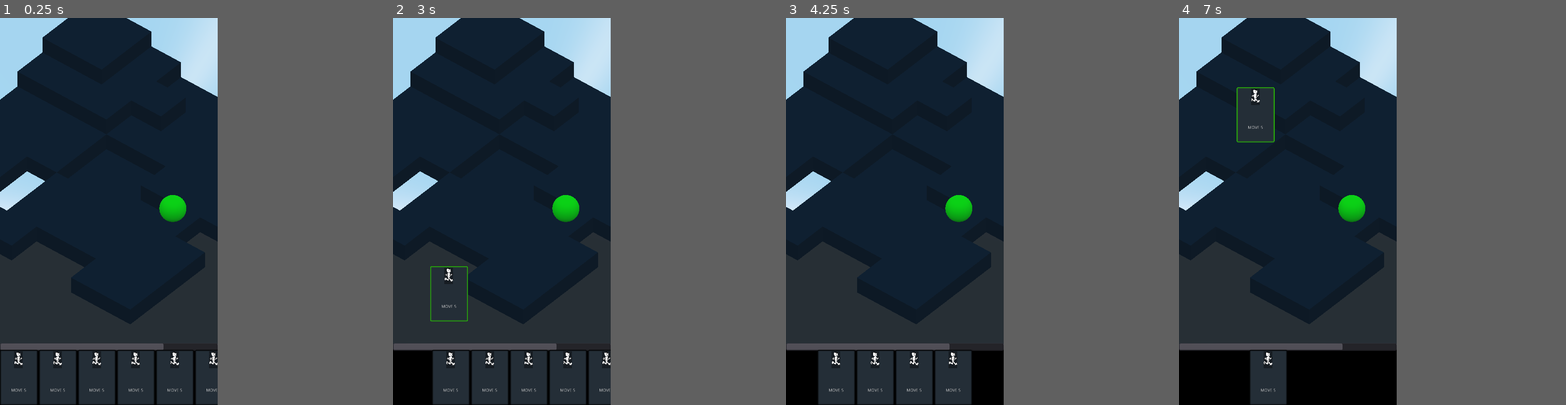
Above: before the commit, frames 1-4 (left to right).
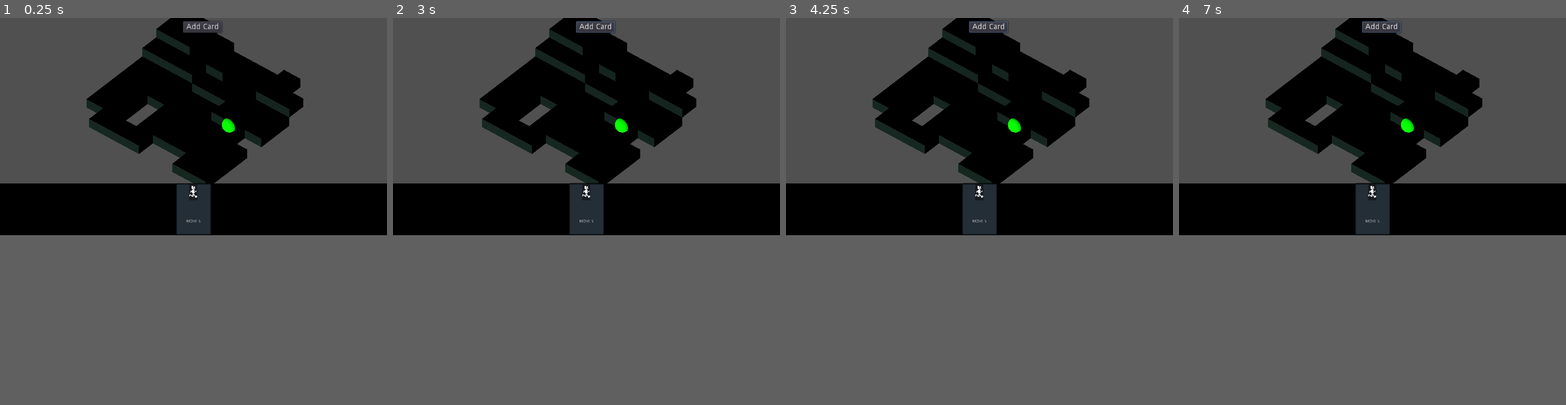
Above: after the commit, the same moments.

Repository: richardbonneau/space-rogue
Game: Godot game, scene res://Scenes/Main.tscn
The game is run twice, just before and just after one commit, with the same random seed, the same clock (stepped at 60 frames per second) and the same inputs.
Inputs (mouse positions are in pixels of both pictures, inside the frame that each line leads up to):
- Up to frame 1 (0.25 s): no input
- Up to frame 2 (3 s): click (505, 33) at 0.5 s, where only the run after the commit has a clickable "Add Card"; click (505, 33) at 1.25 s, where only the run after the commit has a clickable "Add Card"; click (505, 33) at 2 s, where only the run after the commit has a clickable "Add Card"; tap Enter at 2.75 s; drag from (412, 377) to (524, 126) at 2.77 s
- Up to frame 3 (4.25 s): drag from (816, 377) to (882, 288) at 3.52 s
- Up to frame 4 (7 s): move the mouse to (1229, 377) at 4.27 s; click (1229, 377) at 4.42 s; tap Space at 5 s; drag from (1268, 377) to (1221, 153) at 5.02 s; drag from (1287, 377) to (1298, 211) at 5.77 s; drag from (1306, 377) to (1256, 114) at 6.52 s
The window is 450x800 before the commit and 800x449 after it. Grey fills any space a smaller window leaves; there, only what the larger window draws over its background counts as a difference.

The runs differ from the first frame. In frame 1, 44% of the frame differs, in the area x 0-100%, y 0-100%; in frame 2, 45%; in frame 3, 46%; in frame 4, 50%.

Commit message:
about to revamp the way cards are displayed

Diff:
--- a/Deck/CardStyleBox.tres
+++ /dev/null
@@ -1,17 +0,0 @@
-[gd_resource type="StyleBoxFlat" format=2]
-
-[resource]
-bg_color = Color( 0.145098, 0.184314, 0.219608, 1 )
-border_width_left = 5
-border_width_top = 5
-border_width_right = 5
-border_width_bottom = 5
-border_color = Color( 0, 0, 0, 1 )
-border_blend = true
-corner_radius_top_left = 5
-corner_radius_top_right = 5
-corner_radius_bottom_right = 5
-corner_radius_bottom_left = 5
-shadow_color = Color( 0, 0, 0, 0.113725 )
-shadow_size = 2
-shadow_offset = Vector2( 2, -1 )
--- a/Level/GameBoard.tscn
+++ b/Level/GameBoard.tscn
@@ -1,7 +1,10 @@
-[gd_scene load_steps=3 format=2]
+[gd_scene load_steps=4 format=2]
 
 [ext_resource path="res://Level/Tile.tscn" type="PackedScene" id=1]
 [ext_resource path="res://Entities/Player.tscn" type="PackedScene" id=2]
+
+[sub_resource type="Environment" id=1]
+tonemap_mode = 3
 
 [node name="GameBoard" type="Spatial"]
 
@@ -188,3 +191,11 @@
 
 [node name="Player" parent="." instance=ExtResource( 2 )]
 transform = Transform( 1, 0, 0, 0, 1, 0, 0, 0, 1, 12, 0, 0 )
+
+[node name="WorldEnvironment" type="WorldEnvironment" parent="."]
+environment = SubResource( 1 )
+
+[node name="DirectionalLight" type="DirectionalLight" parent="."]
+transform = Transform( 1, 0, 0, 0, 1, 0, 0, 0, 1, 0, 68, 0 )
+light_color = Color( 1, 0.972549, 0.698039, 1 )
+light_energy = 1.5
--- a/Scenes/Interface.tscn
+++ /dev/null
@@ -1,20 +0,0 @@
-[gd_scene format=2]
-
-[node name="Interface" type="Control"]
-anchor_right = 1.0
-anchor_bottom = 1.0
-__meta__ = {
-"_edit_use_anchors_": false
-}
-
-[node name="Label" type="Label" parent="."]
-anchor_right = 1.0
-anchor_bottom = 1.0
-margin_left = 946.0
-margin_top = 26.0
-margin_right = -38.0
-margin_bottom = -560.0
-text = "Text 1"
-__meta__ = {
-"_edit_use_anchors_": false
-}
--- a/Scenes/Main.tscn
+++ b/Scenes/Main.tscn
@@ -1,8 +1,9 @@
-[gd_scene load_steps=4 format=2]
+[gd_scene load_steps=5 format=2]
 
 [ext_resource path="res://Main.gd" type="Script" id=1]
 [ext_resource path="res://UI/Hand.tscn" type="PackedScene" id=2]
 [ext_resource path="res://Level/GameBoard.tscn" type="PackedScene" id=3]
+[ext_resource path="res://UI/Debug.tscn" type="PackedScene" id=4]
 
 [node name="Main" type="Node"]
 script = ExtResource( 1 )
@@ -10,3 +11,6 @@
 [node name="GameBoard" parent="." instance=ExtResource( 3 )]
 
 [node name="ColorRect" parent="." instance=ExtResource( 2 )]
+
+[node name="Button" parent="." instance=ExtResource( 4 )]
+[connection signal="pressed" from="Button" to="ColorRect" method="_on_Add_Card_Button_pressed"]
--- a/Deck/Card.tscn
+++ b/UI/Card.tscn
@@ -2,15 +2,30 @@
 
 [ext_resource path="res://Sprites/mockcard.png" type="Texture" id=1]
 [ext_resource path="res://Sprites/stan2.png" type="Texture" id=2]
-[ext_resource path="res://Deck/Card.gd" type="Script" id=3]
-[ext_resource path="res://Deck/CardStyleBox.tres" type="StyleBox" id=4]
+[ext_resource path="res://UI/Scripts/Card.gd" type="Script" id=3]
+
+[sub_resource type="StyleBoxFlat" id=1]
+bg_color = Color( 0.145098, 0.184314, 0.219608, 1 )
+border_width_left = 5
+border_width_top = 5
+border_width_right = 5
+border_width_bottom = 5
+border_color = Color( 0, 0, 0, 1 )
+border_blend = true
+corner_radius_top_left = 5
+corner_radius_top_right = 5
+corner_radius_bottom_right = 5
+corner_radius_bottom_left = 5
+shadow_color = Color( 0, 0, 0, 0.113725 )
+shadow_size = 2
+shadow_offset = Vector2( 2, -1 )
 
 [node name="Card" type="Panel"]
 margin_right = 125.0
 margin_bottom = 182.5
 rect_min_size = Vector2( 125, 182.5 )
 mouse_default_cursor_shape = 6
-custom_styles/panel = ExtResource( 4 )
+custom_styles/panel = SubResource( 1 )
 script = ExtResource( 3 )
 __meta__ = {
 "_edit_use_anchors_": false
--- /dev/null
+++ b/UI/Debug.tscn
@@ -0,0 +1,14 @@
+[gd_scene format=2]
+
+[node name="Button" type="Button"]
+anchor_left = 0.5
+anchor_right = 0.5
+margin_left = -37.1726
+margin_top = 12.4726
+margin_right = 31.8274
+margin_bottom = 32.4726
+rect_scale = Vector2( 2, 2 )
+text = "Add Card"
+__meta__ = {
+"_edit_use_anchors_": false
+}
--- a/UI/Hand.gd
+++ /dev/null
@@ -1,38 +0,0 @@
-extends HBoxContainer
-
-
-var held_object = null
-
-onready var card = load("res://Deck/Card.tscn")
-onready var hand_container_width: float = get_viewport().size.x
-var card_width: float
-
-var scrollbar : HScrollBar
-var scroll_container : ScrollContainer
-
-func _ready():
-	scrollbar = self.get_owner().get_node("./HScrollBar")
-	scroll_container = self.get_owner().get_node("./ScrollContainer")
-	print("scrollbar",scrollbar)
-	var temp_card = card.instance()
-	card_width = temp_card.get_size().x
-	temp_card.queue_free()
-
-	reorganize_scroll_hand()
-
-
-
-func reorganize_scroll_hand():
-	var cards_in_hand:Array = self.get_children()
-	var num_of_cards: int = cards_in_hand.size()
-	var total_hand_width : float = card_width * num_of_cards
-	var maximum_num_of_cards : float = hand_container_width / card_width
-
-	#scrollbar.set_max(total_hand_width)
-	#scrollbar.set_page(hand_container_width)
-	print("total_hand_width ",num_of_cards)
-
-
-
-func _on_HScrollBar_value_changed(value):
-	scroll_container.scroll_horizontal = value
--- a/UI/Hand.tscn
+++ b/UI/Hand.tscn
@@ -1,70 +1,29 @@
-[gd_scene load_steps=4 format=2]
+[gd_scene load_steps=3 format=2]
 
-[ext_resource path="res://Deck/Card.tscn" type="PackedScene" id=1]
-[ext_resource path="res://UI/Hand.gd" type="Script" id=3]
-
-[sub_resource type="Theme" id=1]
+[ext_resource path="res://UI/Card.tscn" type="PackedScene" id=1]
+[ext_resource path="res://UI/Scripts/Hand.gd" type="Script" id=3]
 
 [node name="Hand" type="ColorRect"]
 anchor_top = 0.845
 anchor_right = 1.0
 anchor_bottom = 1.0
-margin_top = 0.399902
+margin_top = -63.96
+size_flags_horizontal = 3
+size_flags_vertical = 3
 color = Color( 0, 0, 0, 1 )
-__meta__ = {
-"_edit_use_anchors_": false
-}
-
-[node name="HScrollBar" type="HScrollBar" parent="."]
-margin_top = -7.0
-margin_right = 720.0
-margin_bottom = 18.0
-page = 75.0
-__meta__ = {
-"_edit_use_anchors_": false
-}
-
-[node name="ScrollContainer" type="ScrollContainer" parent="."]
-anchor_top = 1.0
-anchor_right = 1.0
-anchor_bottom = 1.0
-margin_top = -182.0
-rect_clip_content = false
-theme = SubResource( 1 )
-scroll_vertical_enabled = false
-__meta__ = {
-"_edit_use_anchors_": false
-}
-
-[node name="HBox" type="HBoxContainer" parent="ScrollContainer"]
-margin_right = 770.0
-margin_bottom = 182.0
-size_flags_horizontal = 3
-alignment = 1
 script = ExtResource( 3 )
 __meta__ = {
 "_edit_use_anchors_": false
 }
 
-[node name="Card" parent="ScrollContainer/HBox" instance=ExtResource( 1 )]
+[node name="Card" parent="." instance=ExtResource( 1 )]
+margin_left = 897.0
+margin_top = -0.729431
+margin_right = 1022.0
+margin_bottom = 181.771
 
-[node name="Card5" parent="ScrollContainer/HBox" instance=ExtResource( 1 )]
-margin_left = 129.0
-margin_right = 254.0
-
-[node name="Card6" parent="ScrollContainer/HBox" instance=ExtResource( 1 )]
-margin_left = 258.0
-margin_right = 383.0
-
-[node name="Card2" parent="ScrollContainer/HBox" instance=ExtResource( 1 )]
-margin_left = 387.0
-margin_right = 512.0
-
-[node name="Card3" parent="ScrollContainer/HBox" instance=ExtResource( 1 )]
-margin_left = 516.0
-margin_right = 641.0
-
-[node name="Card4" parent="ScrollContainer/HBox" instance=ExtResource( 1 )]
-margin_left = 645.0
-margin_right = 770.0
-[connection signal="value_changed" from="HScrollBar" to="ScrollContainer/HBox" method="_on_HScrollBar_value_changed"]
+[node name="Card2" parent="." instance=ExtResource( 1 )]
+margin_left = 897.0
+margin_top = -0.729431
+margin_right = 1022.0
+margin_bottom = 181.771
--- a/Deck/Card.gd
+++ b/UI/Scripts/Card.gd
@@ -36,7 +36,7 @@
 			if state == AboutToBePlayed:
 				var parent:Node = self.get_parent()
 				parent.remove_child(self)
-				parent.reorganize_scroll_hand()
+				parent.reorganize_hand()
 				self.queue_free()
 
 	if event is InputEventMouseMotion and drag_position:
--- /dev/null
+++ b/UI/Scripts/Hand.gd
@@ -0,0 +1,45 @@
+extends ColorRect
+
+
+var held_object = null
+
+onready var card = load("res://UI/Card.tscn")
+var card_width: float
+
+
+func _ready():
+	var temp_card = card.instance()
+	card_width = temp_card.get_size().x
+	temp_card.queue_free()
+
+	reorganize_hand()
+
+
+
+func reorganize_hand():
+	var cards_in_hand:Array = self.get_children()
+
+	var hand_container_width: float = get_viewport().size.x
+	var num_of_cards: int = cards_in_hand.size()
+	var total_hand_width : float = card_width * num_of_cards
+	var maximum_num_of_cards : float = hand_container_width / card_width
+
+
+	var middle_of_hand = hand_container_width / 2
+
+	for card in cards_in_hand:
+
+		card.set_position(Vector2(middle_of_hand - card_width / 2,0))
+
+	# center cards
+	# make space to display all cards
+
+	print("total_hand_width ",num_of_cards)
+
+
+
+
+func _on_Add_Card_Button_pressed():
+	var new_card = card.instance()
+	self.add_child(new_card)
+	reorganize_hand()
--- a/project.godot
+++ b/project.godot
@@ -21,11 +21,11 @@
 
 [display]
 
-window/size/width=720
-window/size/height=1280
+window/size/width=1366
+window/size/height=768
 window/handheld/orientation="portrait"
 window/stretch/mode="viewport"
-window/stretch/aspect="keep"
+window/stretch/aspect="expand"
 
 [rendering]
 
Not shown: 2 places in Level/Tile.tscn that only renumber resources
